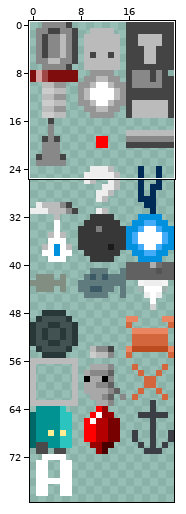
Edited in one commit: sprite sheet (assets/img/objects.png). Above, an overview of the earlier version with the close-up marked.
Close-up. First the earlier version:
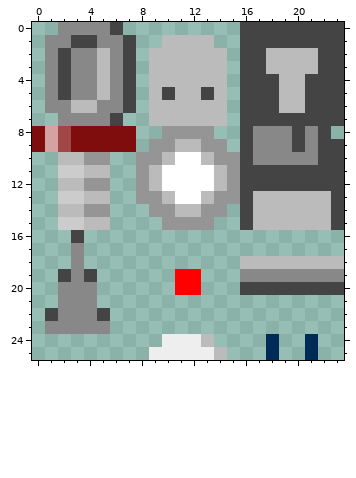
The file is 24x80 pixels. Pixels under 10% opacity are left out. Colours within 5 levels of each other are drawn and written as one. Shown: x 0..23, y 0..25.
Now the later version:
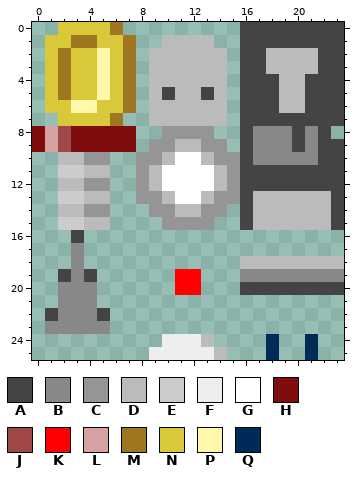
Palette (. is transparent): A #444444  B #888888  C #959595  D #bbbbbb  E #cccccc  F #eeeeee  G #ffffff  H #800d0d  J #a04747  K #ff0000  L #d6a1a1  M #a07721  N #d8c83a  P #fff7a9  Q #002b56
Diff:
@@ x 0..9 @@
- 0 ..BBBBA...
- 1 .BBAABBA..
- 2 .BABBDBA.D
- 3 .BABBDBA.D
- 4 .BABBDBA.D
- 5 .BABBDBA.D
- 6 .BBDDBBA.D
- 7 ..BBBBA..D
+ 0 ..NNNNM...
+ 1 .NNMMNNM..
+ 2 .NMNNPNM.D
+ 3 .NMNNPNM.D
+ 4 .NMNNPNM.D
+ 5 .NMNNPNM.D
+ 6 .NNPPNNM.D
+ 7 ..NNNNM..D
  8 HLJHHHHH..
Where, in picture pixels (left, top, right, bottom), the same in both close-ups:
changed: (45, 22, 136, 126)
